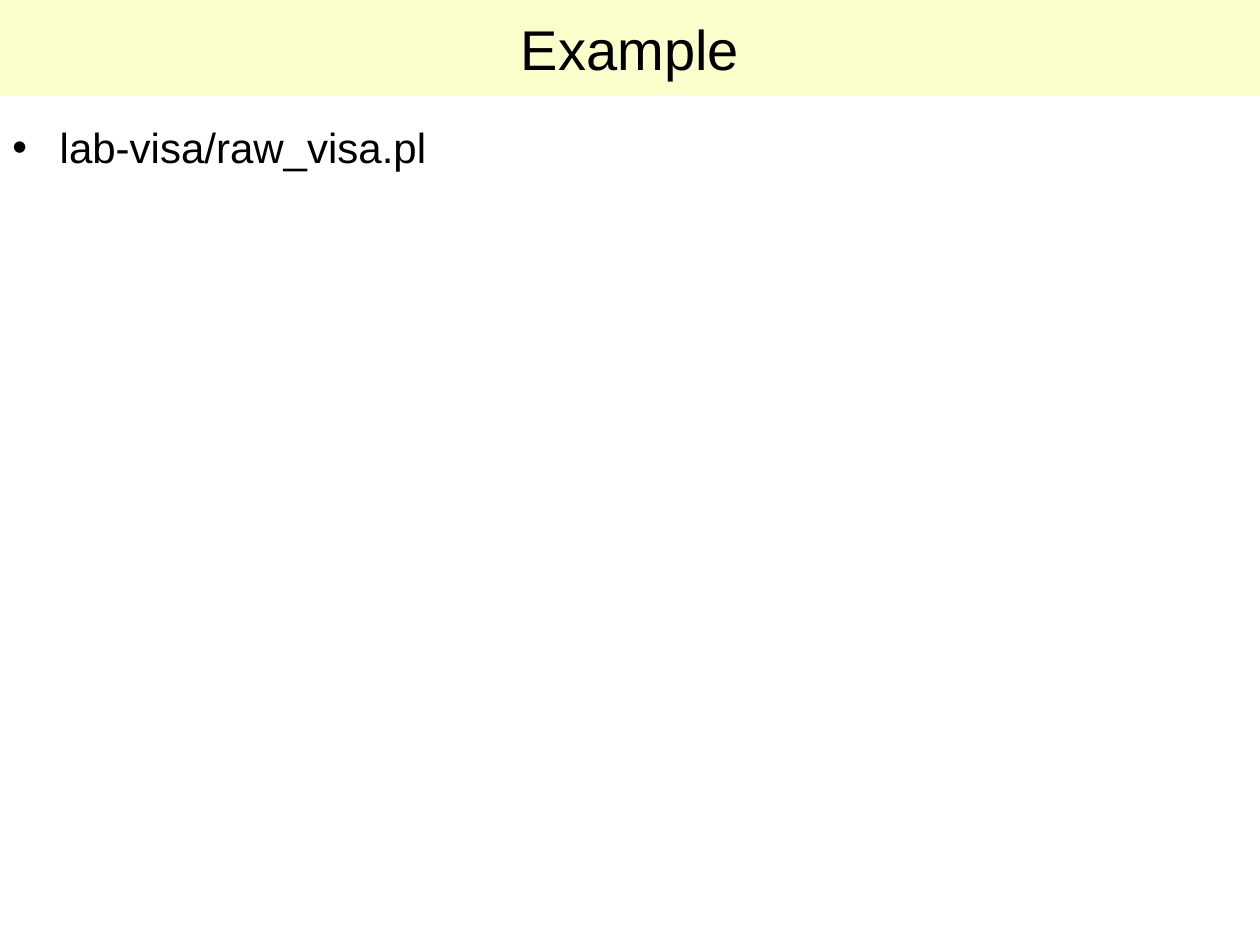
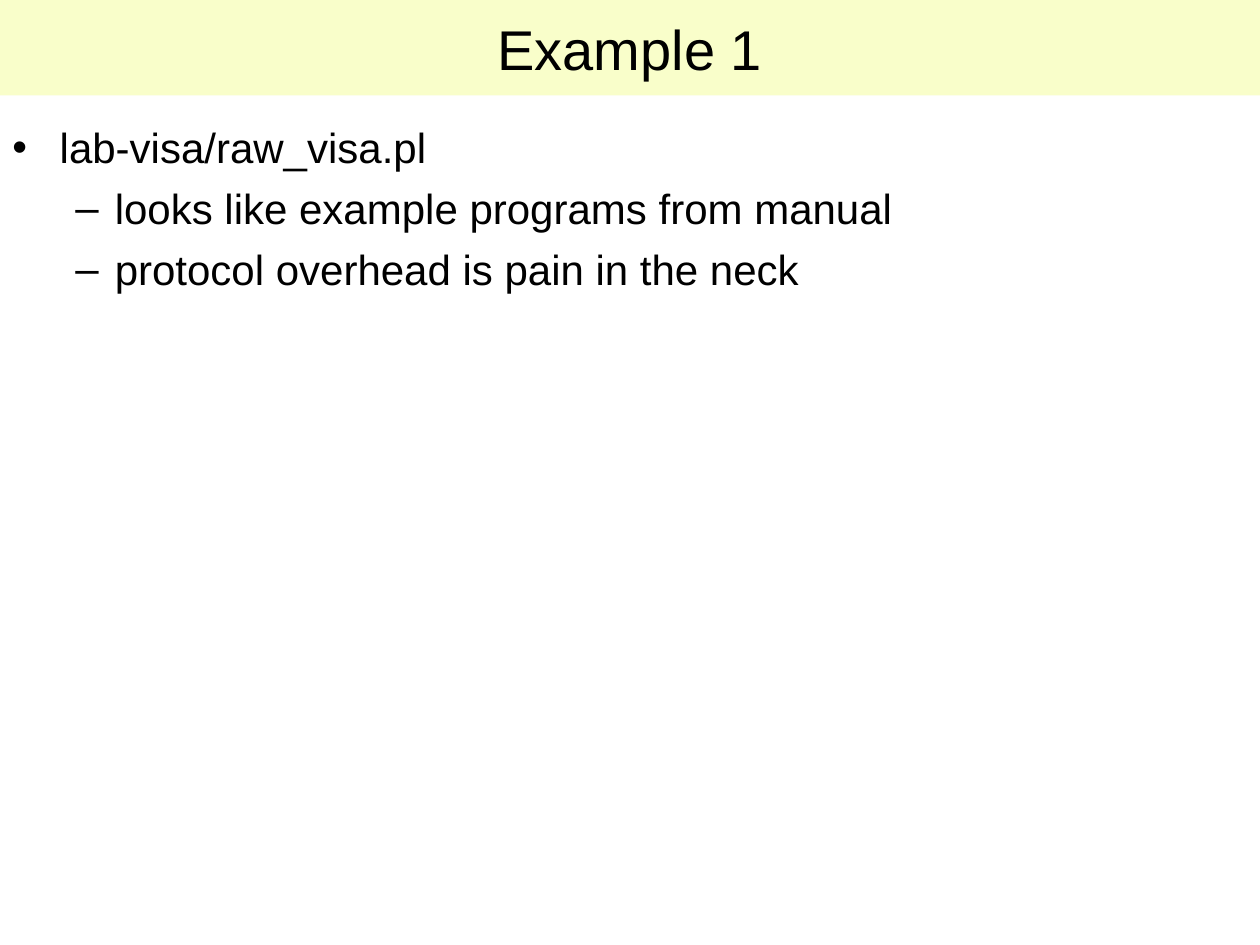
Before and after one commit to lab-measurement/Lab-Measurement, a slide deck: slide 8 of VISA/Tutorial/Talk/Lab-VISA.ppt. Drawn at 1260x945 pixels with LibreOffice and Linux fonts; fonts in the diff are those of the drawing. Boxes give left, top, right and bottom in pixels: in the first picture for what was removed or moved away, otherwise in the second. Text is boxed around its words. In the diff, an @@ line names an element or a change of style, - is before the commit and + after.

```diff
--- a/VISA/Tutorial/Talk/Lab-VISA.ppt
+++ b/VISA/Tutorial/Talk/Lab-VISA.ppt
@@ title at (498, 29, 762, 80): text changed @@
-Example
+Example 1
@@ text at (115, 193, 892, 294): paragraphs added @@
+  – looks like example programs from manual
+  – protocol overhead is pain in the neck
```
Also in this commit, not shown: 5 other slides changed, 1 slide added, 1 other file.
